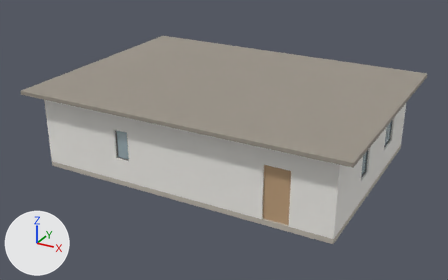
Before and after pictures for a commit that changed the glTF model docs-site/public/3d/bungalow.glb.
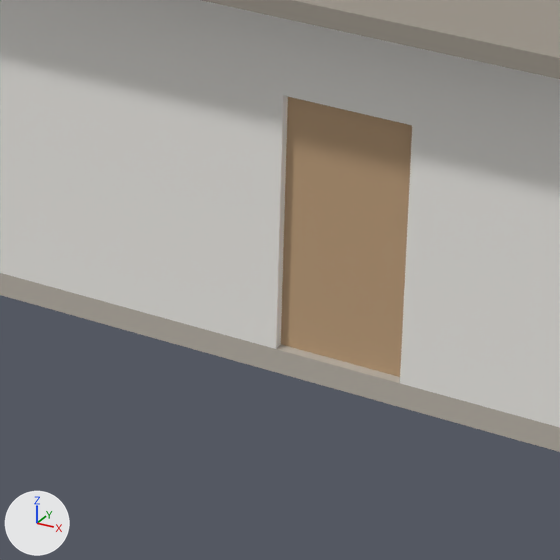
The first picture shows the older version from a 50 mm lens placed at (17.3, -25.48, 11.11), pointed at (5.87, -4.7, 0.72). The close-ups show the older and then the newer version on the part from 45% to 72% of the width and 51% to 95% of the height of that picture. Only the edits that show in the close-ups are written down. Lighting does not change. The marker at lower left points along +X, +Y and +Z. Where no turn or scale is listed for an object, it has been applied to the vertices.

The older version as bpy lines, for what is in view:
```python
me_door_d_front = bpy.data.meshes.new('door:d_front')
me_door_d_front.from_pydata(...)  # a box spanning x 9.5..10.5, y -8.52..-8.48, z 0.0..2.1
me_door_d_front.materials.append(mat_door)  # beige #c2a27e
me_roof_roof_1 = bpy.data.meshes.new('roof:roof_1')
me_roof_roof_1.from_pydata(...)  # a box spanning x -0.7..12.7, y -9.2..0.7, z 3.0..3.15
me_roof_roof_1.materials.append(mat_roof)  # grey #9c958a
me_wall_shell = bpy.data.meshes.new('wall:shell')
me_wall_shell.from_pydata(...)  # 152 vertices, 396 faces; spans x -0.1..12.1, y -8.6..0.1, z 0.0..3.0
me_wall_shell.materials.append(mat_wall)  # white #f2f0eb
ob_door_d_front = bpy.data.objects.new('door:d_front', me_door_d_front)
ob_door_d_front.location = (0.0, 0.0, 0.0)
ob_roof_roof_1 = bpy.data.objects.new('roof:roof_1', me_roof_roof_1)
ob_roof_roof_1.location = (0.0, 0.0, 0.0)
ob_wall_shell = bpy.data.objects.new('wall:shell', me_wall_shell)
ob_wall_shell.location = (0.0, 0.0, 0.0)
# also in view: 'slab:slab' at (6.0, -4.25, -0.1)
```
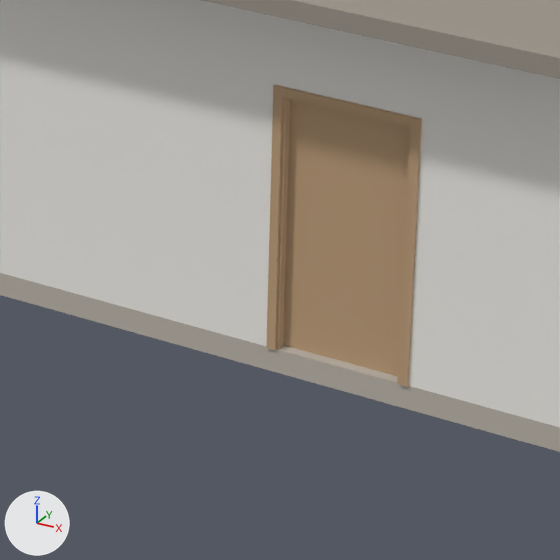
The change in detail:
Mesh me_door_d_front_lining is new.
It has 40 vertices, 72 faces and spans x 9.5..10.5, y -8.6..-8.4, z 0.0..2.1.
It uses material mat_door (beige #c2a27e).
Mesh me_door_d_front_casing is new.
It has 40 vertices, 72 faces and spans x 9.43..10.57, y -8.62..-8.38, z 0.0..2.17.
It uses material mat_door (beige #c2a27e).
Object 'door:d_front:lining' (ob_door_d_front_lining) is new; it shows me_door_d_front_lining.
Its location is (0.0, 0.0, 0.0).
Object 'door:d_front:casing' (ob_door_d_front_casing) is new; it shows me_door_d_front_casing.
Its location is (0.0, 0.0, 0.0).

Boxes [x1, y1, x2, y2] around the edits, measured in the close-ups (560 x 560 px):
'door:d_front:casing', added
    after: [266, 85, 422, 387]
'door:d_front:lining', added (mostly hidden)
    after: [276, 97, 411, 383]
